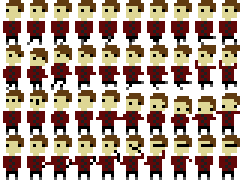
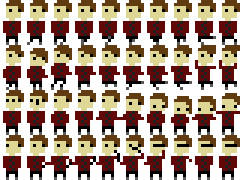
Layered file, before and after one edit (240 x 180). Changes by layer:
painted on "IDLE" over [6, 9, 12, 12]
